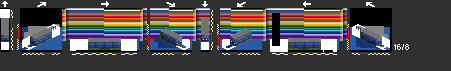
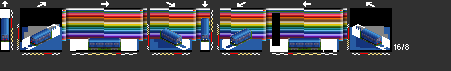
The second (451, 71) image is a revision of the first. Changes to its layers:
hid "SS" over box(1, 18, 381, 42)
painted on "C1" over box(89, 39, 320, 48)
